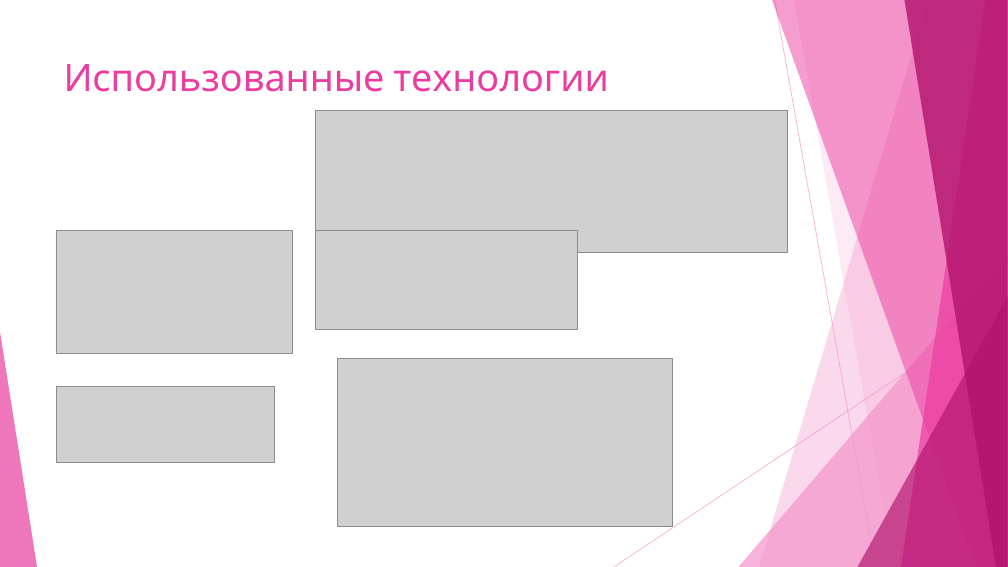
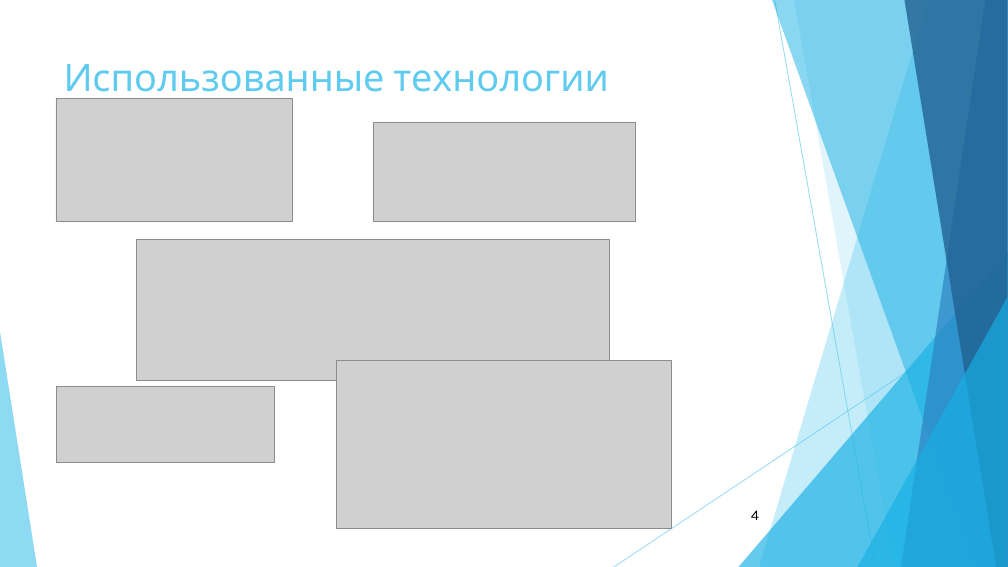
Before and after one commit to lamerocheg/Diplom, a slide deck: slide 4 of ПРЕЗЕНТАЦИЯ Бычков Евгений.pptx (slide 5 before the commit). Drawn at 1008x567 pixels with LibreOffice and Linux fonts; fonts in the diff are those of the drawing; grey boxes stand for pictures. Boxes give left, top, right and bottom in pixels: in the first picture for what was removed or moved away, otherwise in the second. Text is boxed around its words. In the diff, an @@ line names an element or a change of style, - is before the commit and + after.

```diff
--- a/ПРЕЗЕНТАЦИЯ Бычков Евгений.pptx
+++ b/ПРЕЗЕНТАЦИЯ Бычков Евгений.pptx
@@ freeform shape at [759,0,1008,567]: fill #F496CB at 36% opacity to #5FCBEF at 36% opacity @@
@@ freeform shape at [772,0,1008,567]: fill #EB3D9F at 50% opacity to #17B0E4 at 50% opacity @@
@@ line (775, 0) - (876, 567): stroke #F496CB 0.75 pt to #5FCBEF 0.75 pt @@
@@ freeform shape at [794,0,1008,567]: fill #F496CB at 20% opacity to #5FCBEF at 20% opacity @@
@@ freeform shape at [901,0,1008,567]: fill #EB3D9F at 70% opacity to #2E83C3 at 70% opacity @@
@@ freeform shape at [904,0,1008,567]: fill #B2136D at 80% opacity to #226292 at 80% opacity @@
@@ title "Использованные технологии" at [64,64,609,102]: text colour #EB3D9F to #5FCBEF @@
@@ picture: place and size @@
-picture at [56,231,292,353]
+picture at [56,98,292,221]
@@ picture: place and size @@
-picture at [315,231,578,329]
+picture at [373,123,635,221]
@@ picture: place and size @@
-picture at [315,110,788,253]
+picture at [137,239,609,381]
@@ triangle at [739,252,1008,567]: fill #F496CB at 72% opacity to #17B0E4 at 66% opacity @@
@@ triangle at [858,297,1008,567]: fill #B2136D at 66% opacity to #17B0E4 at 66% opacity @@
@@ line (1008, 305) - (614, 567): stroke #F496CB 0.75 pt to #5FCBEF 0.75 pt @@
@@ triangle at [0,332,37,567]: fill #EB3D9F at 70% opacity to #5FCBEF at 70% opacity @@
@@ page number added at [751,510,759,520], 14 pt, text #000000 @@
+4
```
Also in this commit, not shown: 8 other slides changed, 1 slide added, 2 slides removed, 3 other files.
